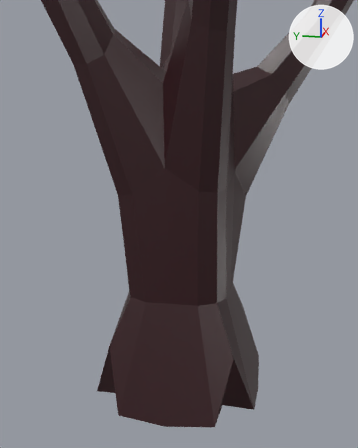
The FBX model MainProject/Assets/Models/tree_004.fbx, before and after one commit.
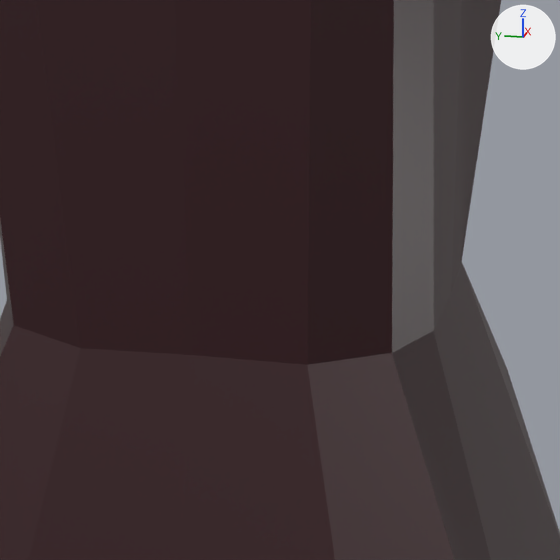
Old and new are each drawn from a 50 mm camera at (-4.514, -7.078, 2.729) aimed at (-0.372, -6.25, 1.693) and again close up on the part from 36% to 71% of the width and 50% to 78% of the height. The lights are fixed; the arrows at upper right show +X, +Y and +Z.

Objects in the first close-up: 'tree004'.
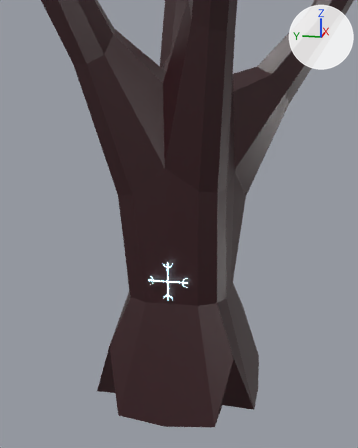
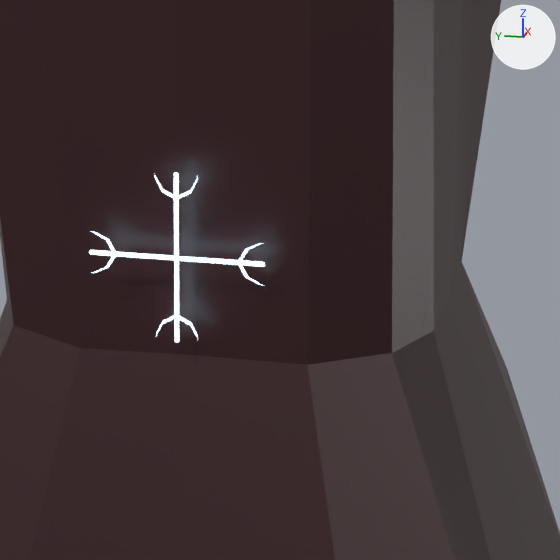
The change in detail:
Material 'Rune' (mat_rune) is new.
Its base color is (0.141, 0.314, 0.8) (blue #6998e7).
Its emission color is (0.363, 0.572, 0.644) (cyan #a2c7d2).
Its emission strength is 6.0.
Mesh me_cube_003 is new.
It has 184 vertices, 172 faces and spans x -0.004..0.004, y -0.176..0.181, z -0.191..0.166.
It uses material mat_rune (blue #6998e7).
Object 'runeTree005' (ob_runetree005) is new; it shows me_cube_003.
Its location is (-0.508, -6.18, 1.216).

Boxes [x1, y1, x2, y2] around the edits, measured in the close-ups (560 x 560 px):
'runeTree005', added: after [89, 172, 265, 342]
